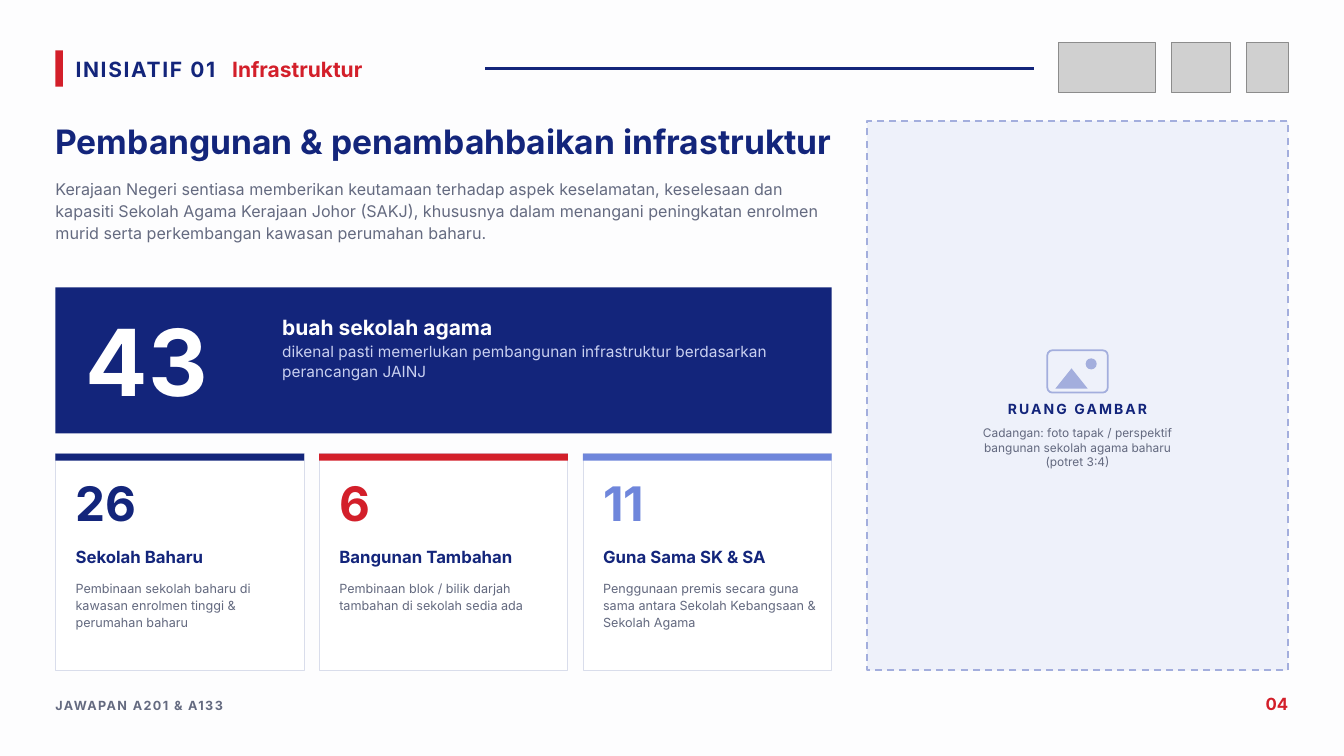
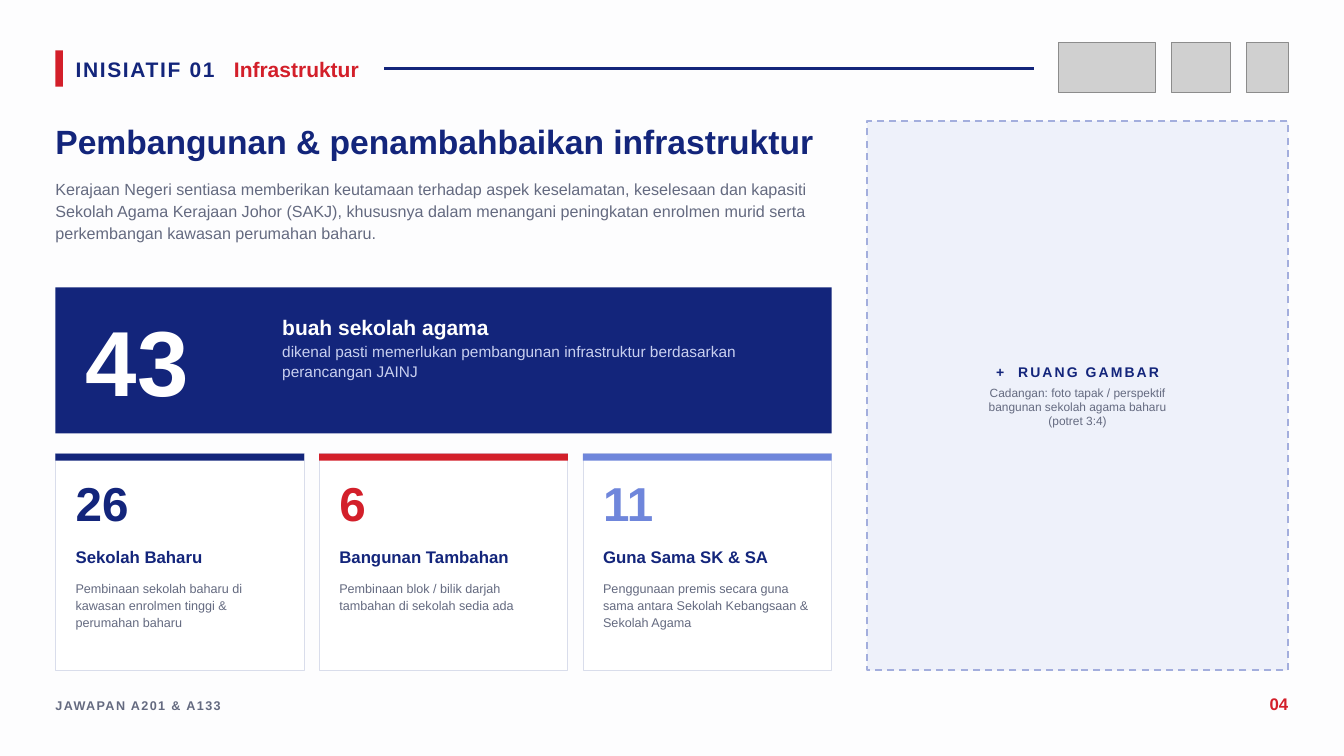
Before and after one commit to nawaljoe/Nawal, a slide deck: slide 4 of infografik-belanjawan-2027/Infografik_Jawapan_A201_A133_Belanjawan2027.pptx. Drawn at 1344x756 pixels with LibreOffice and Linux fonts; fonts in the diff are those of the drawing; grey boxes stand for pictures. Boxes give left, top, right and bottom in pixels: in the first picture for what was removed or moved away, otherwise in the second. Text is boxed around its words. In the diff, an @@ line names an element or a change of style, - is before the commit and + after.

```diff
--- a/infografik-belanjawan-2027/Infografik_Jawapan_A201_A133_Belanjawan2027.pptx
+++ b/infografik-belanjawan-2027/Infografik_Jawapan_A201_A133_Belanjawan2027.pptx
@@ line moved from (486, 69) - (1034, 69) to (384, 69) - (1034, 69) @@
@@ rounded rectangle removed at [1048, 350, 1108, 392] @@
@@ ellipse removed at [1086, 358, 1097, 369] @@
@@ text in rectangle at [989, 367, 1166, 428]: text added @@
++ RUANG GAMBAR
+Cadangan: foto tapak / perspektif
+bangunan sekolah agama baharu
+(potret 3:4)
@@ triangle removed at [1056, 368, 1088, 388] @@
@@ text removed at [1008, 403, 1067, 414] @@
-RUANG GAMBAR
@@ text removed at [983, 428, 1172, 469] @@
-Cadangan: foto tapak / perspektif
-bangunan sekolah agama baharu
-(potret 3:4)
@@ font Inter to Arial in 16 elements at [76, 61, 359, 78], [55, 129, 813, 161], [55, 183, 806, 243], [86, 331, 189, 397], [282, 319, 736, 380], [76, 487, 129, 522], [76, 551, 203, 563], [76, 584, 242, 630], [339, 487, 365, 522], [339, 551, 509, 567], [339, 584, 514, 610], [603, 488, 653, 521], [603, 551, 768, 563], [603, 584, 797, 630], [55, 698, 761, 728], [1270, 698, 1289, 710] @@
```
Also in this commit, not shown: 17 other slides changed, 5 other files.
